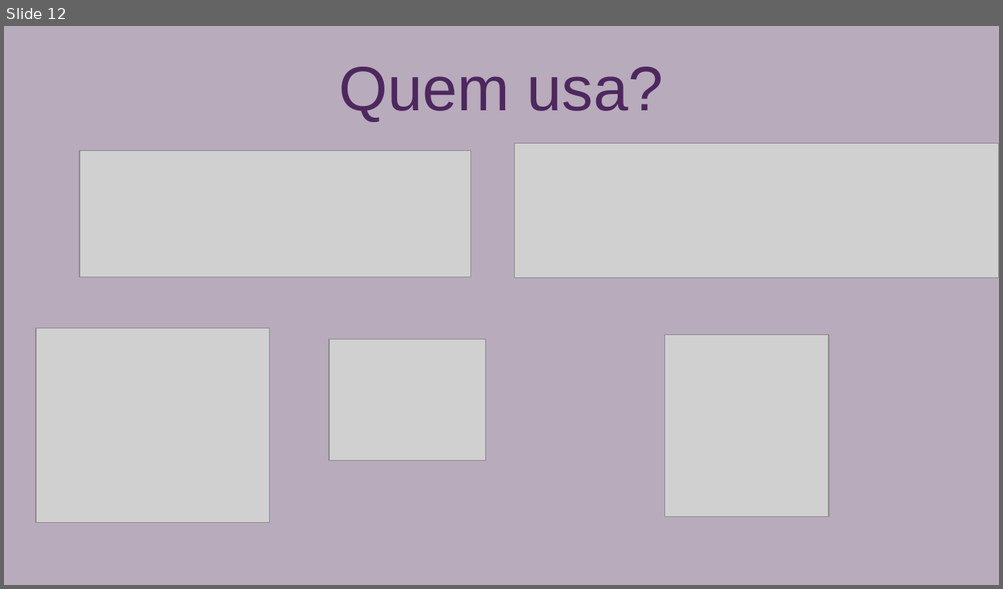
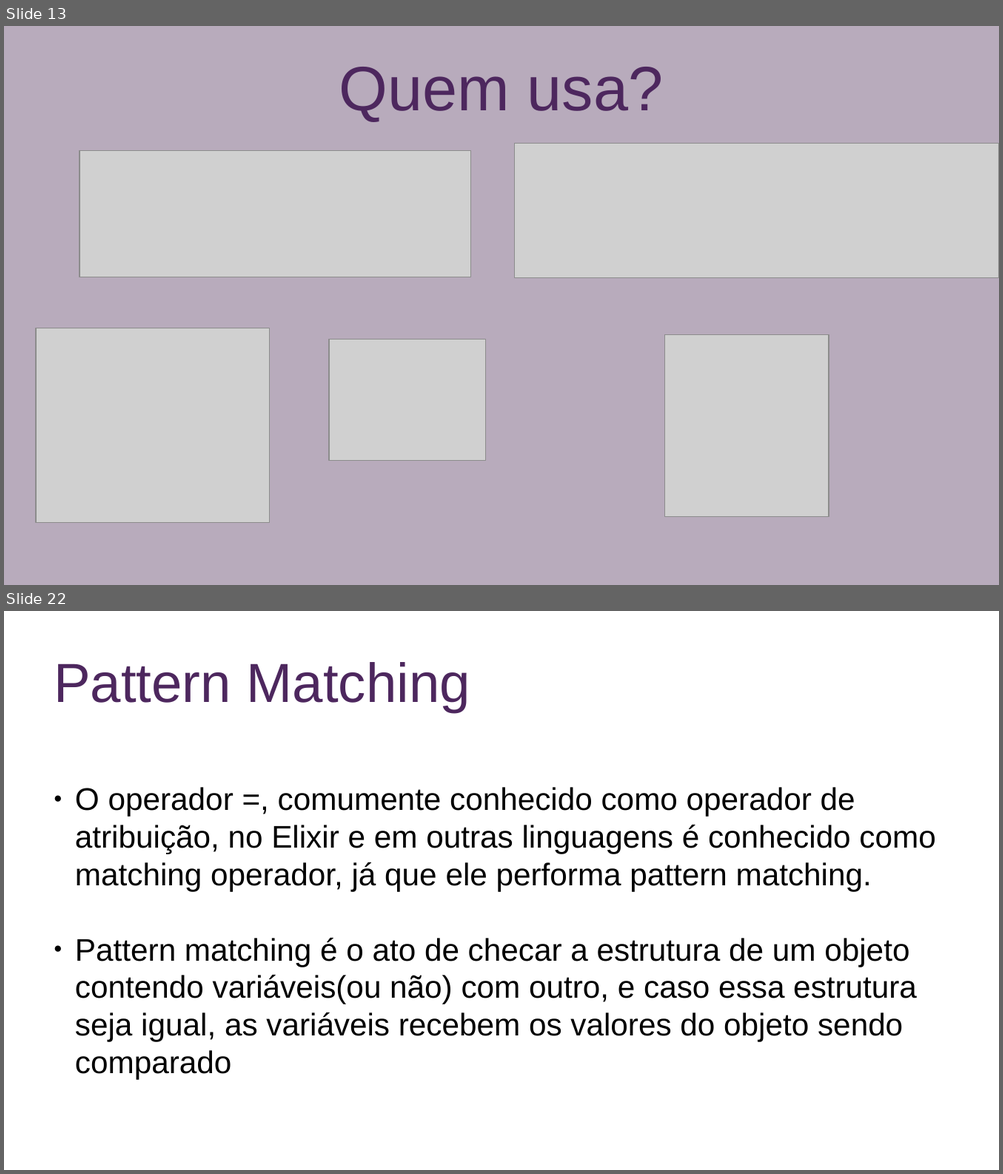
Before and after one commit to paulosergiolima/seccomp_stuff, a slide deck: main.odp. Shown one above the other, each under a label of ours: slide 12 before the commit, slides 13 and 22 after it; the slides between them are not shown. The pictures are 1003x589 and 1003x1174 pixels, drawn with LibreOffice and Linux fonts; fonts in the diff are those of the drawing; grey boxes stand for pictures. Boxes give left, top, right and bottom in pixels: in the first picture for what was removed or moved away, otherwise in the second. Text is boxed around its words. In the diff, an @@ line names an element or a change of style, - is before the commit and + after.

```diff
--- a/main.odp
+++ b/main.odp
@@ slide 22 added at bbox=[4, 611, 999, 1170], background #FFFFFF @@
@@ title added at bbox=[54, 662, 470, 712], 44 pt, text #4D275E @@
+Pattern Matching
@@ text added at bbox=[75, 787, 935, 1079], 25 pt, text #000000 @@
+● O operador =, comumente conhecido como operador de atribuição, no Elixir e em outras linguagens é conhecido como matching operador, já que ele performa pattern matching.
+● Pattern matching é o ato de checar a estrutura de um objeto contendo variáveis(ou não) com outro, e caso essa estrutura seja igual, as variáveis recebem os valores do objeto sendo comparado
@@ what was slide 12 is now slide 13 @@
```
Also in this commit, not shown: 11 slides changed, 16 other slides added, 14 other files.
